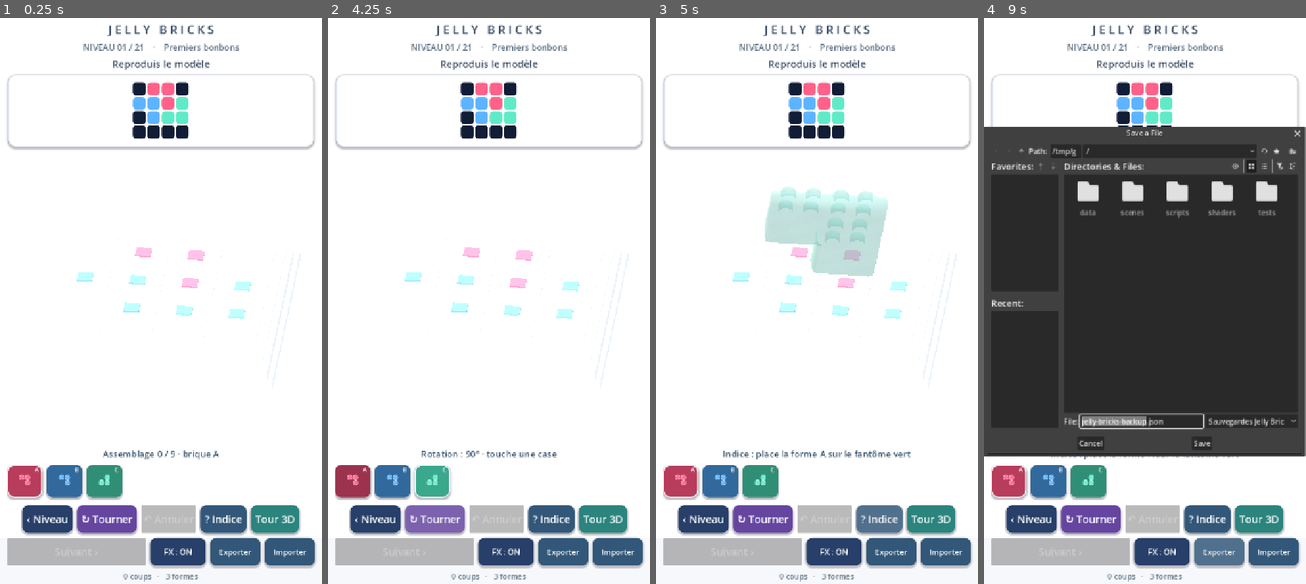
Above: before the commit, frames 1-4 (left to right).
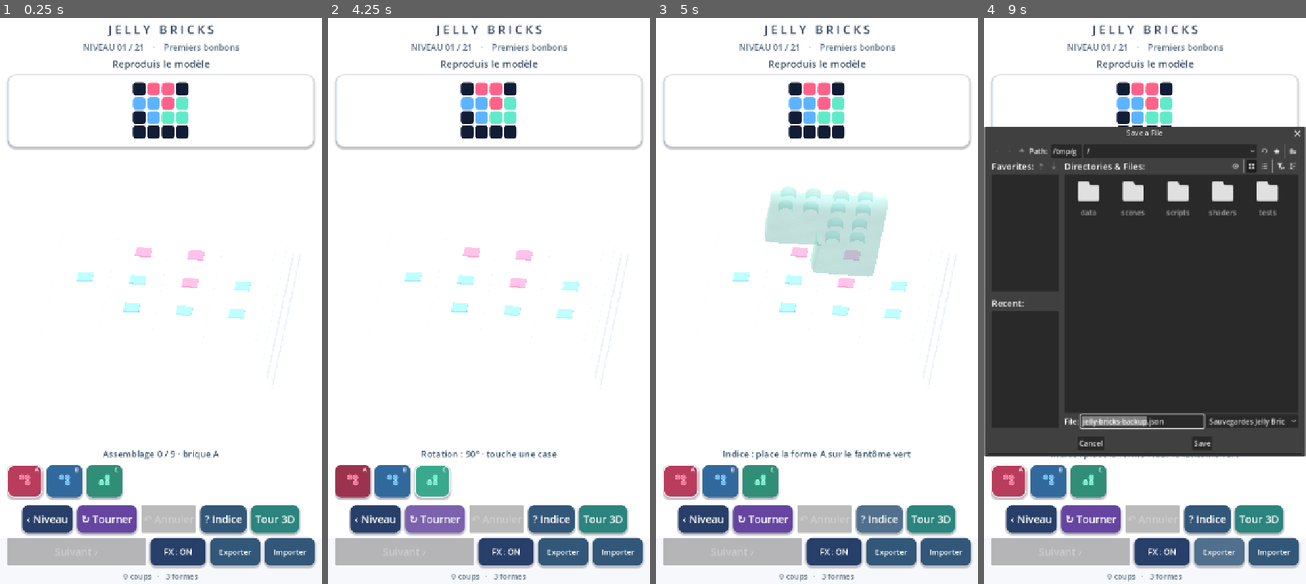
Above: after the commit, the same moments.

Repository: dbrckk/Jelly-bricks
Game: Godot game, scene res://scenes/main.tscn
Same seed, same stepped clock (60 frames per second), same inputs: the game is played once before the commit and once after it.
Inputs (mouse positions are in pixels of both pictures, inside the frame that each line leads up to):
- Up to frame 1 (0.25 s): no input
- Up to frame 2 (4.25 s): click (353, 482) at 0.52 s; click (392, 482) at 1.27 s; click (431, 482) at 2.02 s; click "‹ Niveau" at 2.75 s; click "↻ Tourner" at 3.5 s
- Up to frame 3 (5 s): click "? Indice" at 4.25 s
- Up to frame 4 (9 s): click "Tour 3D" at 5 s; click "↓ Poser" at 5.75 s; click "‹ Puzzles" at 6.5 s; click "FX : ON" at 7.25 s; click "FX : OFF" at 8 s; click "Exporter" at 8.75 s

Frames 1-3 are identical in both runs. In frame 4, 1.2% of the frame differs, in the area x 0-97%, y 19-78%.

Commit message:
render(native): single pooled RGB caustic pass grounds all gel bricks without new per-piece draws

Diff:
--- a/native-godot/scripts/stack_mode.gd
+++ b/native-godot/scripts/stack_mode.gd
@@ -30,6 +30,7 @@
 var brick_nodes: Array[Node3D] = []
 var motion_tweens: Array[Tween] = []
 var contact_material: ShaderMaterial
+var caustic_batch: MultiMeshInstance3D
 var gallery_coat: ShaderMaterial
 var gallery_shadow_material: StandardMaterial3D
 var gallery_shadow_key: DirectionalLight3D
@@ -108,6 +109,24 @@
     scene_root = Node3D.new()
     scene_root.name = "CandyStackStage"
     add_child(scene_root)
+    # Colored transmission from ground-contact jelly: a single shared
+    # MultiMesh for all ground pieces, with per-instance colors. The pool
+    # stays alive when the tower is rebuilt, reset or moved into Gallery.
+    var caustic_instances := MultiMesh.new()
+    caustic_instances.transform_format = MultiMesh.TRANSFORM_3D
+    caustic_instances.use_colors = true
+    var caustic_quad := PlaneMesh.new()
+    caustic_quad.size = Vector2.ONE
+    caustic_instances.mesh = caustic_quad
+    caustic_instances.instance_count = 0
+    caustic_batch = MultiMeshInstance3D.new()
+    caustic_batch.name = "CandyLightTransmission"
+    caustic_batch.multimesh = caustic_instances
+    var caustic_paint := ShaderMaterial.new()
+    caustic_paint.shader = preload("res://shaders/studio_caustics.gdshader")
+    caustic_batch.material_override = caustic_paint
+    caustic_batch.cast_shadow = GeometryInstance3D.SHADOW_CASTING_SETTING_OFF
+    scene_root.add_child(caustic_batch)
     # One real directional shadow pass, hidden outside the Gallery.
     # The gallery shadow casters share existing rounded brick meshes.
     # No rigid body or CPU ray tracing; physically grounded, soft contacts.
@@ -643,6 +662,33 @@
             var paint: ShaderMaterial = node.get_node("GelBody").material_override
             paint.set_shader_parameter("gel_spring", 0.0)
 
+## One draw per studio floor, not one light or shader material per
+## piece. Only ground-contact pieces transmit color onto the white base.
+## UVs stay normalized under nonuniform scaling of each shared plane.
+func _refresh_caustics() -> void:
+    if caustic_batch == null:
+        return
+    var on_ground: Array[Dictionary] = []
+    for entry in bricks:
+        if int(entry["layer"]) == 0:
+            on_ground.append(entry)
+    var batch: MultiMesh = caustic_batch.multimesh
+    batch.instance_count = on_ground.size()
+    for index in range(on_ground.size()):
+        var entry: Dictionary = on_ground[index]
+        var count: int = LENGTHS[int(entry["length"])]
+        var along_col: bool = posmod(int(entry["turns"]), 2) == 0
+        var span_x: float = float(count if along_col else 1)
+        var span_z: float = float(1 if along_col else count)
+        var corner: Vector3 = _world_position(entry)
+        var center := Vector3(corner.x + span_x * .5, -.292,
+            corner.z + span_z * .5)
+        var scale := Basis.IDENTITY.scaled(Vector3(
+            span_x + .68, 1.0, span_z + .68))
+        batch.set_instance_transform(index, Transform3D(scale, center))
+        batch.set_instance_color(index, Color(
+            COLORS[int(entry["color"])]).lerp(Color.WHITE, .12))
+
 func _rebuild() -> void:
     _stop_motion()
     for child in scene_root.get_children():
@@ -656,6 +702,7 @@
         piece.position = _world_position(entry)
         scene_root.add_child(piece)
         brick_nodes.append(piece)
+    _refresh_caustics()
     if photo_mode:
         _set_gallery_coat(true)
     _refresh_preview()
@@ -725,6 +772,7 @@
     _stop_motion()
     bricks.append(entry)
     _rebuild_occupancy()
+    _refresh_caustics()
     var node := _build_piece(entry, false)
     node.position = _world_position(entry) + Vector3(0, .85, 0)
     scene_root.add_child(node)
